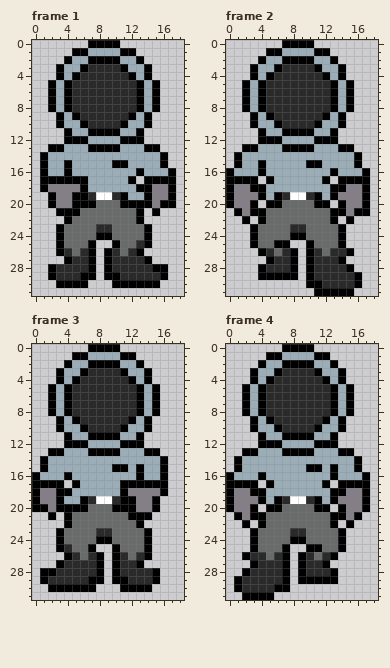
Two states of a pixel-art file, Assets/Sprites/Characters/John/John Worldbound down.aseprite. Above, as it was before the edit.
19x32 pixels, 4 frames. Shown: frame 1, frame 2, frame 3, frame 4.
New version:
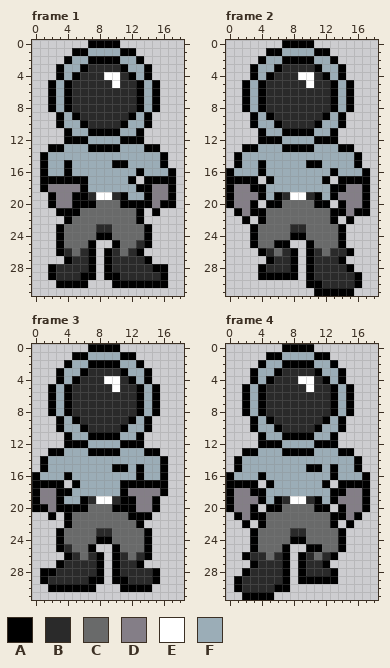
Palette (. is transparent): A #000000  B #2a2a2a  C #696a6a  D #847e87  E #ffffff  F #9badb7
Change:
Changed rows in their new state; - is an unchanged pixel.
Frame 1:
first column x 9:
 4 EE
 5 -E
first column x 16:
30 A
Frame 2:
first column x 9:
 4 EE
 5 -E
Frame 3: the same change as frame 2
Frame 4: the same change as frame 2
Pixel boxes of the changes (left, top, right, bottom) in both pictures:
changed: (104, 72, 120, 88)
added: (160, 280, 168, 288)
changed: (298, 72, 314, 88)
changed: (104, 376, 120, 392)
changed: (298, 376, 314, 392)
